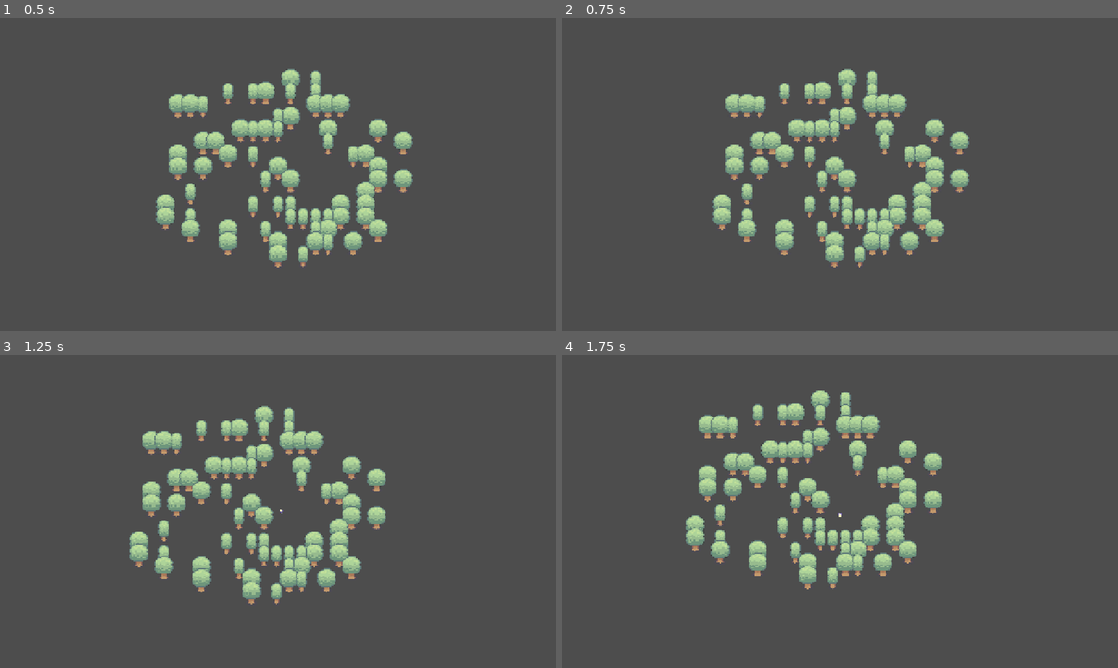
Above: before the commit, frames 1-4 (two rows, left to right).
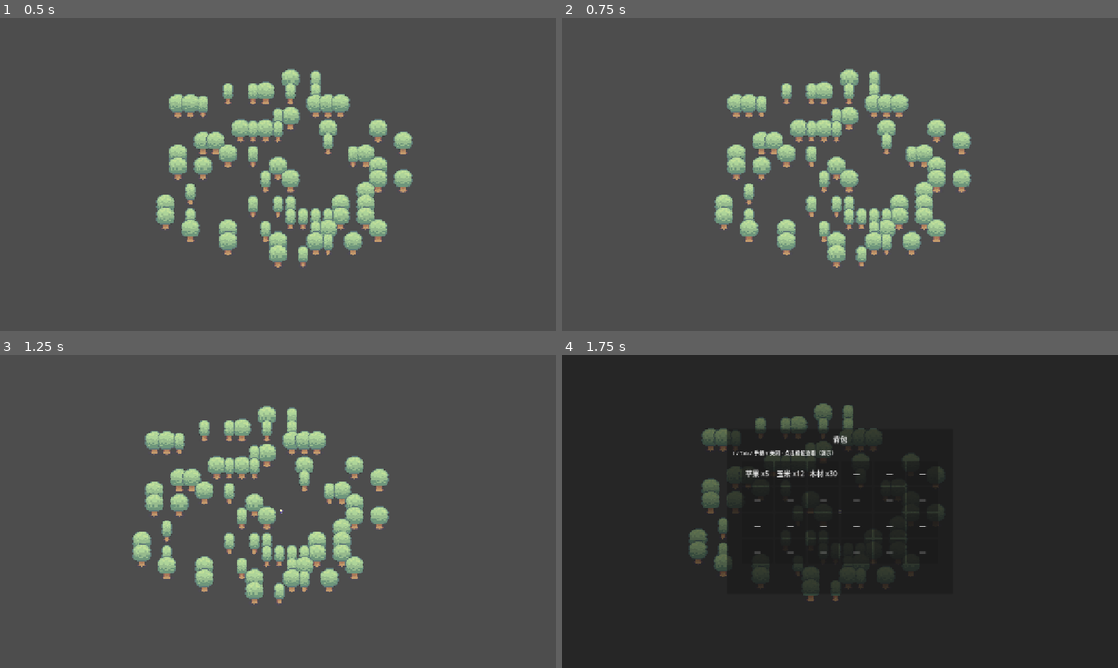
Above: after the commit, the same moments.

Repository: JizhongXia/myfram
Game: Godot game, scene res://scenes/map/MapManager.tscn
The game is run twice, just before and just after one commit, with the same random seed, the same clock (stepped at 60 frames per second) and the same inputs.
Inputs (mouse positions are in pixels of both pictures, inside the frame that each line leads up to):
- Up to frame 1 (0.5 s): no input
- Up to frame 2 (0.75 s): move the mouse to (962, 158) at 0.52 s; hold D (move_right) from 0.53 s (still down); tap Tab at 0.6 s; click (962, 158) at 0.67 s
- Up to frame 3 (1.25 s): keep holding D (move_right)
- Up to frame 4 (1.75 s): move the mouse to (728, 527) at 1.27 s; release D (move_right) at 1.28 s; hold S (move_down) from 1.28 s (still down); tap Tab at 1.35 s; click (728, 527) at 1.42 s

Frame 1 is identical in both runs. In frame 2, 5.2% of the frame differs, in the area x 27-74%, y 16-80%; in frame 3, 6.1%; in frame 4, 99%, in the area x 0-100%, y 0-100%.

Commit message:
Add backpack system with InventoryManager autoload and UI
- Autoload: 24 slots, stack merge, toggle_inventory (I/Tab/Y), player_input_blocked
- CanvasLayer inventory panel: grid, dim close, sync signal
- PlayerWalk: no movement while backpack open
- MapManager: demo items apple/corn/wood; instance UI scene
- README: project structure and backpack section

Co-authored-by: JizhongXia <JizhongXia@users.noreply.github.com>

Diff:
--- a/project.godot
+++ b/project.godot
@@ -14,6 +14,10 @@
 run/main_scene="res://scenes/map/MapManager.tscn"
 config/features=PackedStringArray("4.6")
 
+[autoload]
+
+InventoryManager="*res://scripts/inventory/inventory_manager.gd"
+
 [display]
 
 window/size/viewport_width=1280
--- a/scenes/map/MapManager.gd
+++ b/scenes/map/MapManager.gd
@@ -44,6 +44,7 @@
 	_jungle_root.y_sort_enabled = true
 
 	_spawn_player_on_island()
+	_seed_demo_inventory()
 
 	print("Island map: %dx%d, animated water 0–3, jungle, player walk." % [MAP_W, MAP_H])
 
@@ -158,7 +159,12 @@
 	_player.global_position = Vector2((cx + 0.5) * TILE_SIZE, (cy + 0.5) * TILE_SIZE)
 
 
-## 供 PlayerWalk 在移动后拉回岛内（海水不可站立）
+func _seed_demo_inventory() -> void:
+	InventoryManager.add_item("apple", "苹果", 5)
+	InventoryManager.add_item("corn", "玉米", 12)
+	InventoryManager.add_item("wood", "木材", 30)
+
+
 func clamp_player_world_position(pos: Vector2) -> Vector2:
 	var half := TILE_SIZE * 0.5
 	pos.x = clampf(pos.x, half, MAP_W * TILE_SIZE - half)
--- a/scenes/map/MapManager.tscn
+++ b/scenes/map/MapManager.tscn
@@ -1,7 +1,8 @@
-[gd_scene load_steps=3 format=3 uid="uid://bmap_manager"]
+[gd_scene load_steps=4 format=3 uid="uid://bmap_manager"]
 
 [ext_resource type="Script" path="res://scenes/map/MapManager.gd" id="1_script"]
 [ext_resource type="PackedScene" uid="uid://player_walk_simple" path="res://scenes/map/player/PlayerWalk.tscn" id="2_player"]
+[ext_resource type="PackedScene" uid="uid://inventory_panel_ui" path="res://scenes/ui/inventory_panel.tscn" id="3_inv"]
 
 [node name="MapManager" type="Node2D"]
 script = ExtResource("1_script")
@@ -18,3 +19,5 @@
 
 [node name="Player" parent="Jungle" instance=ExtResource("2_player")]
 position = Vector2(1536, 1024)
+
+[node name="InventoryPanel" parent="." instance=ExtResource("3_inv")]
--- a/scenes/map/player/PlayerWalk.gd
+++ b/scenes/map/player/PlayerWalk.gd
@@ -98,6 +98,16 @@
 
 
 func _physics_process(_delta: float) -> void:
+	if InventoryManager.player_input_blocked:
+		velocity = Vector2.ZERO
+		_sprite.stop()
+		_sprite.frame = 0
+		move_and_slide()
+		var map_root := get_parent().get_parent()
+		if map_root.has_method(&"clamp_player_world_position"):
+			global_position = map_root.clamp_player_world_position(global_position)
+		return
+
 	var dir := _read_move_vector()
 	if dir.length_squared() > 0.0001:
 		velocity = dir.normalized() * SPEED
--- /dev/null
+++ b/scenes/ui/inventory_panel.gd
@@ -0,0 +1,68 @@
+extends CanvasLayer
+## 背包 UI：网格槽位、打开/关闭、与 InventoryManager 同步
+
+const COLS := 6
+
+@onready var _dim: ColorRect = $Root/Dim
+@onready var _panel: PanelContainer = $Root/Panel
+@onready var _grid: GridContainer = $Root/Panel/Margin/VBox/Grid
+
+
+func _ready() -> void:
+	layer = 20
+	visible = false
+	_build_grid()
+	InventoryManager.inventory_changed.connect(_refresh_slots)
+	_refresh_slots()
+	_dim.gui_input.connect(_on_dim_gui_input)
+
+
+func _unhandled_input(event: InputEvent) -> void:
+	if event.is_action_pressed(&"toggle_inventory"):
+		_set_open(not visible)
+		get_viewport().set_input_as_handled()
+
+
+func _on_dim_gui_input(event: InputEvent) -> void:
+	if visible and event is InputEventMouseButton and event.pressed:
+		_set_open(false)
+
+
+func _set_open(open: bool) -> void:
+	visible = open
+	InventoryManager.set_backpack_open(open)
+	if open:
+		_refresh_slots()
+
+
+func _build_grid() -> void:
+	for i in InventoryManager.SLOT_COUNT:
+		var b := Button.new()
+		b.custom_minimum_size = Vector2(72, 56)
+		b.name = "Slot_%d" % i
+		b.pressed.connect(_on_slot_pressed.bind(i))
+		_grid.add_child(b)
+	_refresh_slots()
+
+
+func _refresh_slots() -> void:
+	for i in InventoryManager.SLOT_COUNT:
+		var b: Button = _grid.get_node_or_null("Slot_%d" % i) as Button
+		if b == null:
+			continue
+		var s: Variant = InventoryManager.get_slot(i)
+		if s == null:
+			b.text = "—"
+			b.tooltip_text = "空"
+		else:
+			var nm: String = str(s.get("name", s["id"]))
+			var q: int = int(s["qty"])
+			b.text = nm if q <= 1 else "%s x%d" % [nm, q]
+			b.tooltip_text = "%s\n数量: %d" % [str(s["id"]), q]
+
+
+func _on_slot_pressed(slot_index: int) -> void:
+	var s: Variant = InventoryManager.get_slot(slot_index)
+	if s == null:
+		return
+	print("[背包] 槽 %d: %s x%d（演示：未消耗）" % [slot_index, s["name"], int(s["qty"])])
--- /dev/null
+++ b/scenes/ui/inventory_panel.tscn
@@ -0,0 +1,65 @@
+[gd_scene load_steps=2 format=3 uid="uid://inventory_panel_ui"]
+
+[ext_resource type="Script" path="res://scenes/ui/inventory_panel.gd" id="1_script"]
+
+[node name="InventoryPanel" type="CanvasLayer"]
+layer = 20
+script = ExtResource("1_script")
+
+[node name="Root" type="Control" parent="."]
+layout_mode = 3
+anchors_preset = 15
+anchor_right = 1.0
+anchor_bottom = 1.0
+grow_horizontal = 2
+grow_vertical = 2
+
+[node name="Dim" type="ColorRect" parent="Root"]
+layout_mode = 1
+anchors_preset = 15
+anchor_right = 1.0
+anchor_bottom = 1.0
+grow_horizontal = 2
+grow_vertical = 2
+mouse_filter = 0
+color = Color(0, 0, 0, 0.5)
+
+[node name="Panel" type="PanelContainer" parent="Root"]
+layout_mode = 1
+anchors_preset = 8
+anchor_left = 0.5
+anchor_top = 0.5
+anchor_right = 0.5
+anchor_bottom = 0.5
+offset_left = -260.0
+offset_top = -190.0
+offset_right = 260.0
+offset_bottom = 190.0
+grow_horizontal = 2
+grow_vertical = 2
+
+[node name="Margin" type="MarginContainer" parent="Root/Panel"]
+layout_mode = 2
+theme_override_constants/margin_left = 14
+theme_override_constants/margin_top = 12
+theme_override_constants/margin_right = 14
+theme_override_constants/margin_bottom = 12
+
+[node name="VBox" type="VBoxContainer" parent="Root/Panel/Margin"]
+layout_mode = 2
+theme_override_constants/separation = 10
+
+[node name="Title" type="Label" parent="Root/Panel/Margin/VBox"]
+layout_mode = 2
+text = "背包"
+horizontal_alignment = 1
+
+[node name="Hint" type="Label" parent="Root/Panel/Margin/VBox"]
+layout_mode = 2
+theme_override_font_sizes/font_size = 12
+text = "I / Tab / 手柄 Y 关闭 · 点击槽位查看（演示）"
+
+[node name="Grid" type="GridContainer" parent="Root/Panel/Margin/VBox"]
+layout_mode = 2
+size_flags_horizontal = 4
+columns = 6
--- /dev/null
+++ b/scripts/inventory/inventory_manager.gd
@@ -0,0 +1,118 @@
+extends Node
+## 全局背包：固定槽位数，同 id 自动堆叠；供 UI 与游戏逻辑读写。
+
+signal inventory_changed
+
+const SLOT_COUNT := 24
+const MAX_STACK := 99
+
+## 每槽为 null 或 Dictionary: { "id": String, "name": String, "qty": int }
+var _slots: Array = []
+
+## 打开背包时由 UI 设置，供 PlayerWalk 等暂停移动输入
+var player_input_blocked: bool = false
+
+
+func _ready() -> void:
+	_slots.resize(SLOT_COUNT)
+	for i in SLOT_COUNT:
+		_slots[i] = null
+	_register_toggle_inventory_action()
+
+
+func _register_toggle_inventory_action() -> void:
+	if InputMap.has_action(&"toggle_inventory"):
+		return
+	InputMap.add_action(&"toggle_inventory", 0.2)
+	var ik := InputEventKey.new()
+	ik.physical_keycode = KEY_I
+	InputMap.action_add_event(&"toggle_inventory", ik)
+	var itab := InputEventKey.new()
+	itab.physical_keycode = KEY_TAB
+	InputMap.action_add_event(&"toggle_inventory", itab)
+	for joy in range(8):
+		var b := InputEventJoypadButton.new()
+		b.device = joy
+		b.button_index = JOY_BUTTON_Y
+		InputMap.action_add_event(&"toggle_inventory", b)
+
+
+func get_slot_count() -> int:
+	return SLOT_COUNT
+
+
+func get_slot(index: int) -> Variant:
+	if index < 0 or index >= SLOT_COUNT:
+		return null
+	return _slots[index]
+
+
+## 添加物品；尽量合并已有同 id 槽，否则找空槽。返回未能入包的数量。
+func add_item(item_id: String, display_name: String, quantity: int = 1) -> int:
+	var left := quantity
+	left = _merge_into_existing(item_id, left)
+	while left > 0:
+		var empty_i := _first_empty_slot()
+		if empty_i < 0:
+			break
+		var take: int = mini(left, MAX_STACK)
+		_slots[empty_i] = { "id": item_id, "name": display_name, "qty": take }
+		left -= take
+	_emit_changed()
+	return left
+
+
+func _merge_into_existing(item_id: String, quantity: int) -> int:
+	var left := quantity
+	for i in SLOT_COUNT:
+		var s: Variant = _slots[i]
+		if s == null:
+			continue
+		if s["id"] != item_id:
+			continue
+		var room: int = MAX_STACK - int(s["qty"])
+		if room <= 0:
+			continue
+		var add: int = mini(left, room)
+		s["qty"] = int(s["qty"]) + add
+		left -= add
+		if left <= 0:
+			break
+	return left
+
+
+func _first_empty_slot() -> int:
+	for i in SLOT_COUNT:
+		if _slots[i] == null:
+			return i
+	return -1
+
+
+func remove_from_slot(slot_index: int, amount: int = 1) -> int:
+	if slot_index < 0 or slot_index >= SLOT_COUNT:
+		return 0
+	var s: Variant = _slots[slot_index]
+	if s == null:
+		return 0
+	var q: int = int(s["qty"])
+	var take: int = mini(amount, q)
+	s["qty"] = q - take
+	if int(s["qty"]) <= 0:
+		_slots[slot_index] = null
+	_emit_changed()
+	return take
+
+
+func clear_slot(slot_index: int) -> void:
+	if slot_index < 0 or slot_index >= SLOT_COUNT:
+		return
+	_slots[slot_index] = null
+	_emit_changed()
+
+
+func _emit_changed() -> void:
+	inventory_changed.emit()
+
+
+func set_backpack_open(open: bool) -> void:
+	player_input_blocked = open
Not shown, changed: README.md
